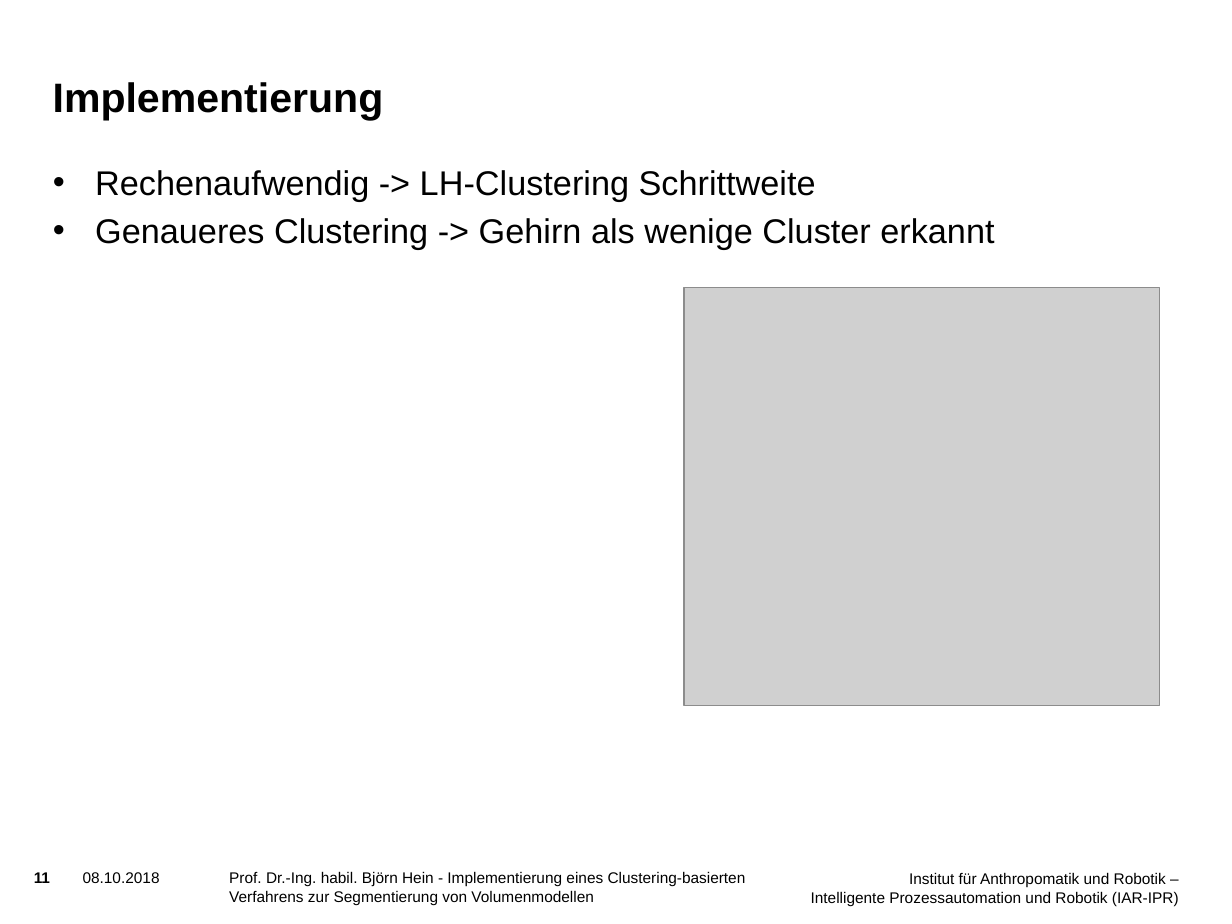
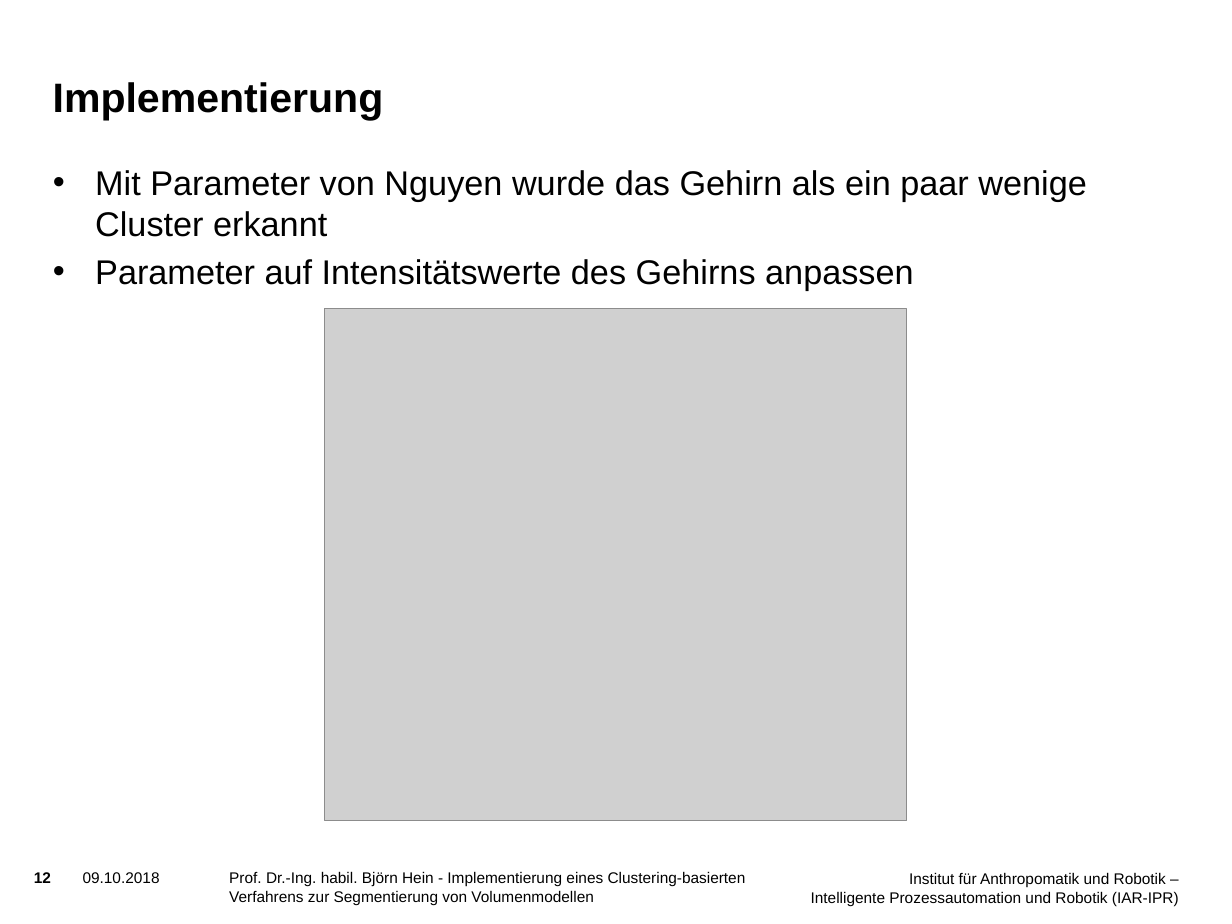
Before and after one commit to SchiriSchaf/Bachelorarbeit, a slide deck: slide 12 of Vortrag/Präsentation.pptx (slide 11 before the commit). Drawn at 1232x924 pixels with LibreOffice and Linux fonts; fonts in the diff are those of the drawing; grey boxes stand for pictures; background and template pictures are left out. Boxes give left, top, right and bottom in pixels: in the first picture for what was removed or moved away, otherwise in the second. Text is boxed around its words. In the diff, an @@ line names an element or a change of style, - is before the commit and + after.

```diff
--- a/Vortrag/Präsentation.pptx
+++ b/Vortrag/Präsentation.pptx
@@ text at (95,170,1087,291): text changed @@
-• Rechenaufwendig -> LH-Clustering Schrittweite
-• Genaueres Clustering -> Gehirn als wenige Cluster erkannt
+• Mit Parameter von Nguyen wurde das Gehirn als ein paar wenige Cluster erkannt
+• Parameter auf Intensitätswerte des Gehirns anpassen
@@ picture: place and size @@
-picture at (684,287,1159,705)
+picture at (325,309,907,822)
@@ page number at (34,872,51,883): text changed @@
-11
+12
@@ text at (83,872,160,883): text changed @@
-08.10.2018
+09.10.2018
```
Also in this commit, not shown: 19 other slides changed, 2 slides added, 3 other files.
